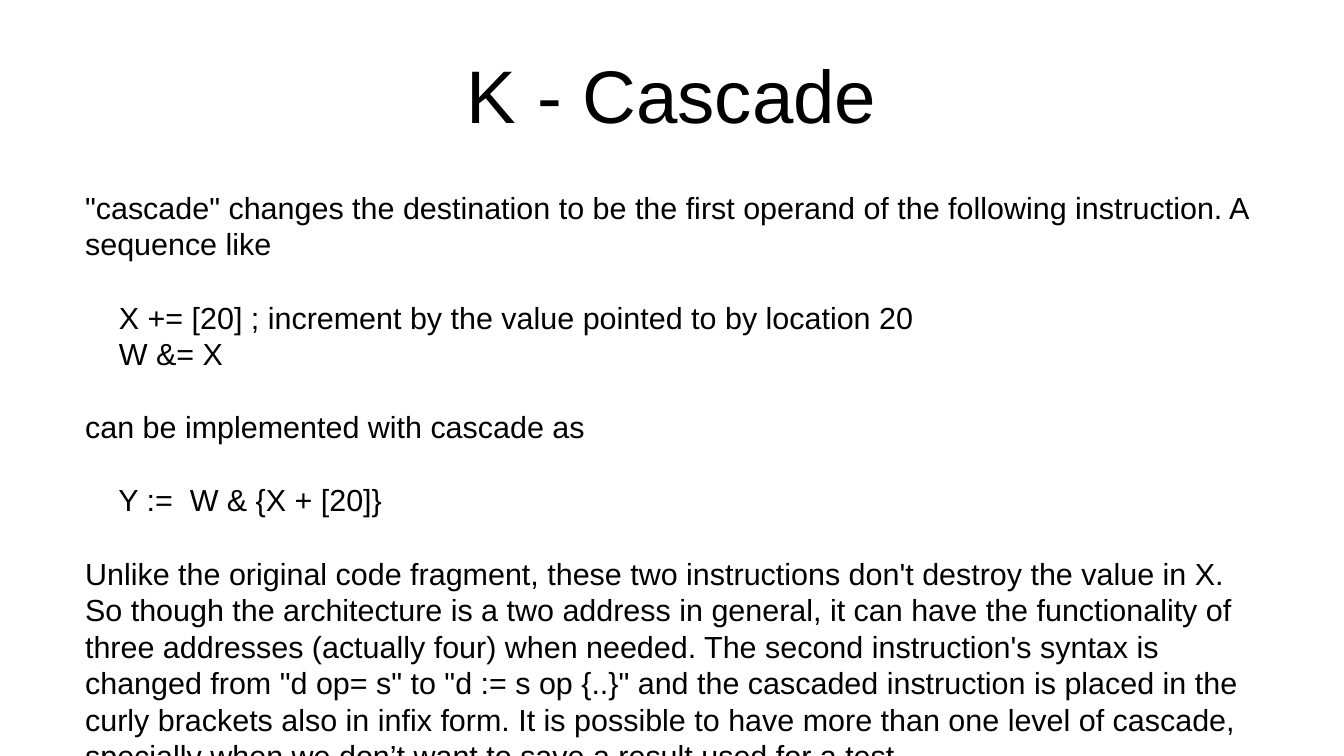
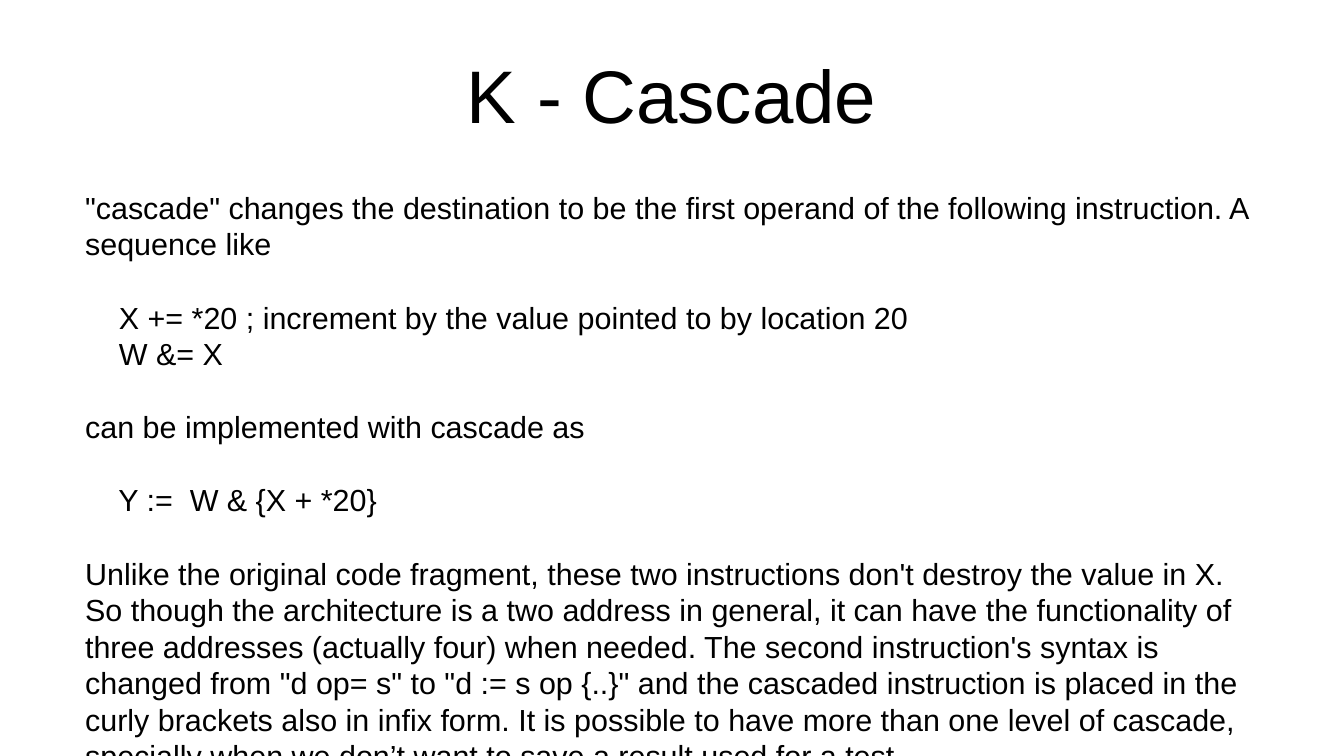
Before and after one commit to jeceljr/baby8, a slide deck: slide 5 of doc/baby8.odp. Drawn at 1344x756 pixels with LibreOffice and Linux fonts; fonts in the diff are those of the drawing. Boxes give left, top, right and bottom in pixels: in the first picture for what was removed or moved away, otherwise in the second. Text is boxed around its words. In the diff, an @@ line names an element or a change of style, - is before the commit and + after.

```diff
--- a/doc/baby8.odp
+++ b/doc/baby8.odp
@@ text at [119, 307, 908, 334]: text changed @@
-X += [20] ; increment by the value pointed to by location 20
+X += *20 ; increment by the value pointed to by location 20
@@ text at [118, 489, 377, 517]: text changed @@
-Y := W & {X + [20]}
+Y := W & {X + *20}
```
Also in this commit, not shown: 4 other slides changed, 2 other files.
